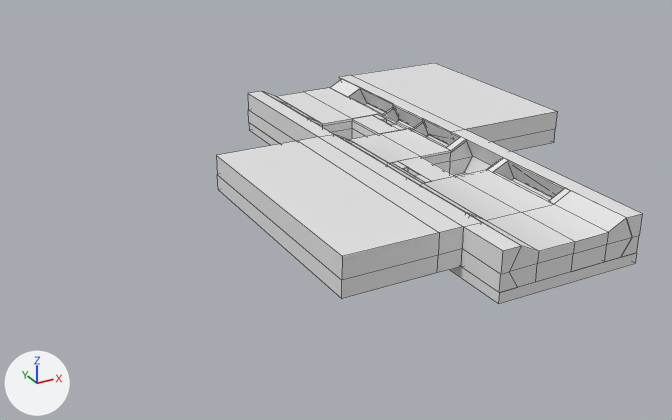
One commit to the FBX model Static Meshes/BSP Converted/Underground/Originals/Underground floor.fbx: the scene before it, then after it.
The view is the same before and after, from a 50 mm camera at (-54.5, -82.8, 38.8) aimed at (-9.9, -1.7, -1.8). The lights are fixed; the arrows at lower left show +X, +Y and +Z. Mesh edges are drawn as thin lines. Where no turn or scale is listed for an object, it has been applied to the vertices. Vertices at the same position are counted once.

Names of what the first picture shows: 'Ground'.
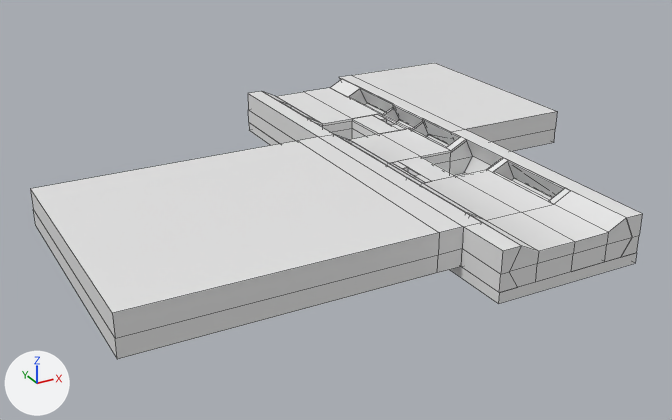
Location of each change, [x1, y1, x2, y2] in pixels of the pictures (672 x 420 px; the box of a moved part takes in the faces that stretch with it):
'Ground', reshaped (44% wider, 23% taller)
    before: [216, 63, 642, 304]
    after: [30, 63, 642, 359]
part 1 of me_mesh, moved or reshaped
    before: [216, 141, 439, 298]
    after: [30, 141, 439, 359]

The change in detail:
me_mesh has 315 vertices, 284 faces and spans x -20.5..21.9, y -27.6..26.4, z -1.1..4.0.
me_mesh is used by ob_ground; location (0.0, 0.0, 0.0).
Before the commit, vertices of me_mesh: 295 (-20.5, 5.7, 0.0) at pixel (218, 189), 296 (-20.5, 5.7, 4.0) at pixel (216, 155), 297 (-20.5, -22.0, 0.0) at pixel (341, 298), 298 (-20.5, -22.0, 4.0) at pixel (342, 256), 308 (-20.5, 5.7, 1.8) at pixel (217, 174).
Before the commit, vertices of me_mesh: 309 (-20.5, -22.0, 1.8) at pixel (341, 280).
Part 1, on me_mesh:
Vertices 295 to 298, 308, 309 of me_mesh move by (-19.5, 0.0, 0.0).
